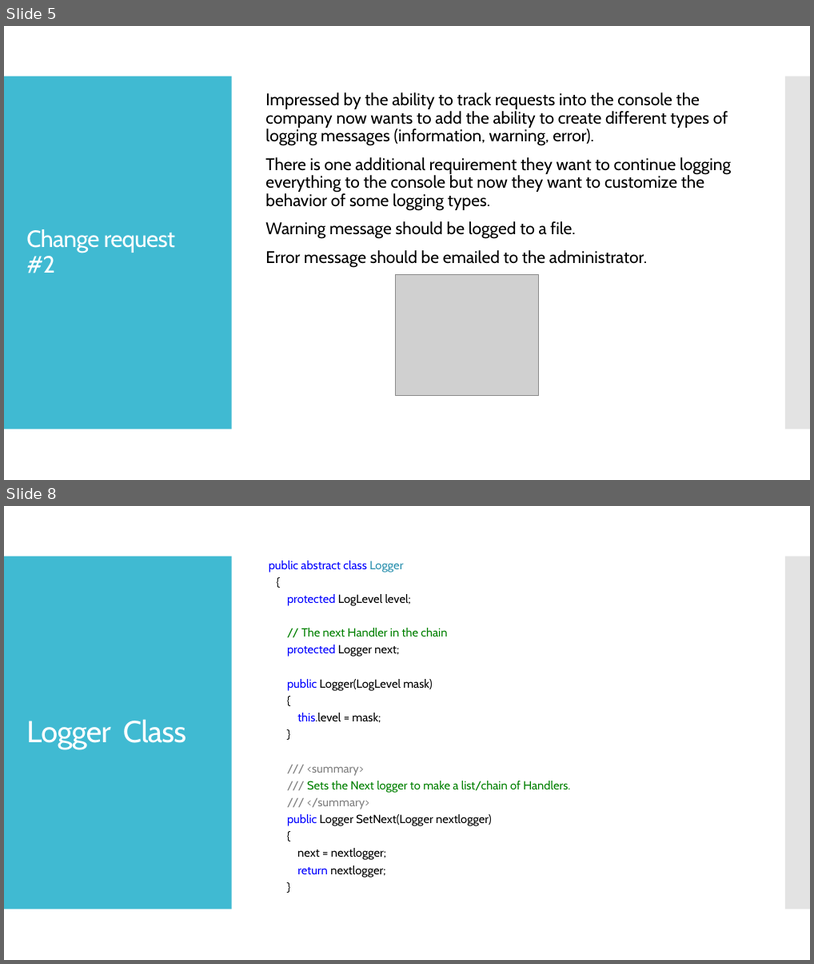
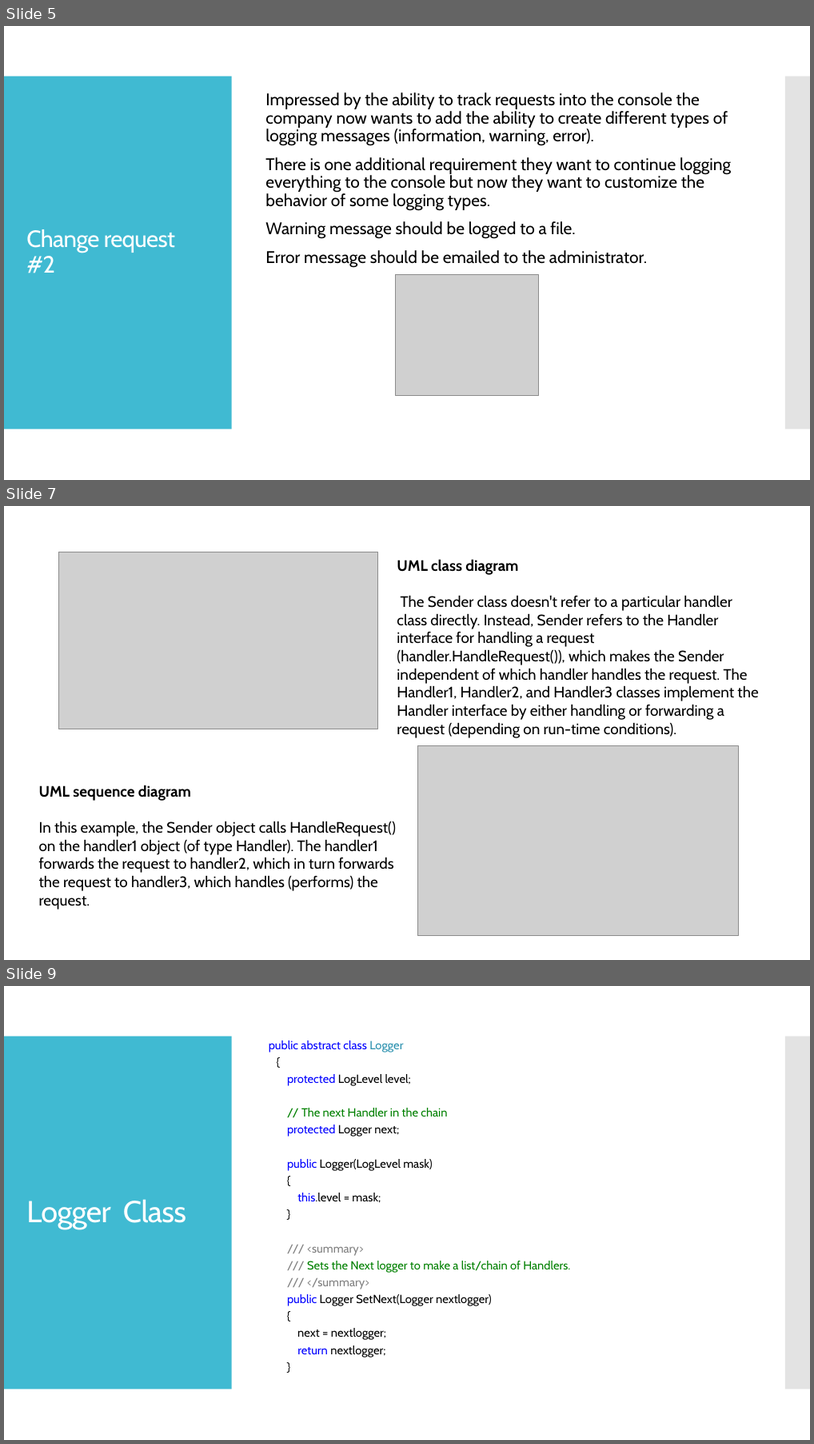
Before and after one commit to OOD-Team2/ChainOfResponsibility-Presentation, a slide deck: ChainOfResponsibility.pptx. Shown one above the other, each under a label of ours: slides 5 and 8 before the commit, slides 5, 7 and 9 after it; the slides between them are not shown. The pictures are 814x964 and 814x1444 pixels, drawn with LibreOffice and Linux fonts; fonts in the diff are those of the drawing; grey boxes stand for pictures. Boxes give left, top, right and bottom in pixels: in the first picture for what was removed or moved away, otherwise in the second. Text is boxed around its words. In the diff, an @@ line names an element or a change of style, - is before the commit and + after.

```diff
--- a/ChainOfResponsibility.pptx
+++ b/ChainOfResponsibility.pptx
@@ slide 7 added at bbox=[4, 506, 810, 960], background #FFFFFF @@
@@ picture added at bbox=[58, 552, 378, 729] @@
@@ text added at bbox=[397, 559, 758, 720], 18 pt, text #000000 @@
+UML class diagram
+The Sender class doesn't refer to a particular handler class directly. Instead, Sender refers to the Handler interface for handling a request (handler.HandleRequest()), which makes the Sender independent of which handler handles the request. The Handler1, Handler2, and Handler3 classes implement the Handler interface by either handling or forwarding a request (depending on run-time conditions).
@@ title added at bbox=[10, 716, 182, 729], 36 pt, text #FFFFFF @@
+UML Diagram
@@ picture added at bbox=[418, 745, 739, 936] @@
@@ text added at bbox=[39, 784, 396, 909], 18 pt, text #000000 @@
+UML sequence diagram
+In this example, the Sender object calls HandleRequest() on the handler1 object (of type Handler). The handler1 forwards the request to handler2, which in turn forwards the request to handler3, which handles (performs) the request.
@@ what was slide 8 is now slide 9 @@
```
Also in this commit, not shown: 2 slides changed, 5 other slides added, 1 slide removed.
